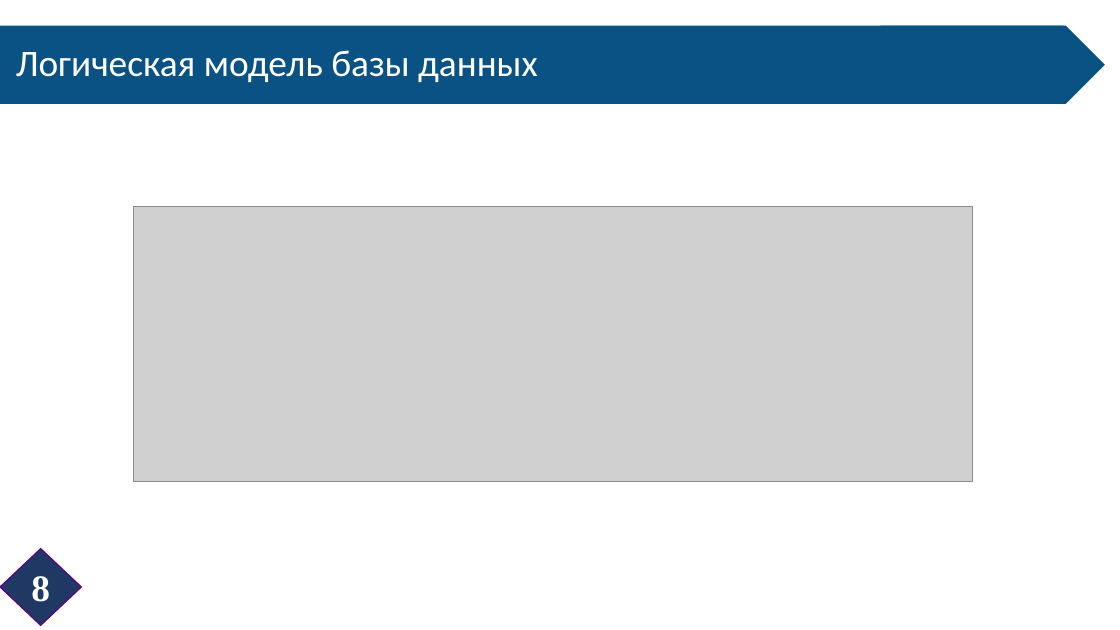
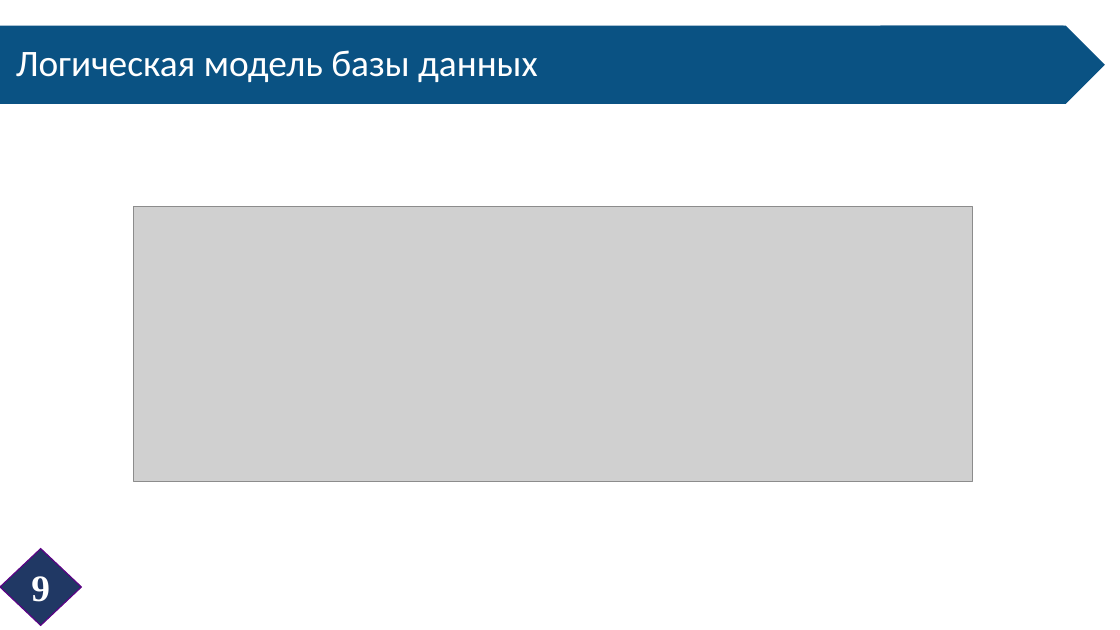
Before and after one commit to D0rG/DeepLOM, a slide deck: slide 9 of Дипломные документы/Для защиты/090304_18И0997_Корчиков МД.pptx. Drawn at 1120x630 pixels with LibreOffice and Linux fonts; fonts in the diff are those of the drawing; grey boxes stand for pictures. Boxes give left, top, right and bottom in pixels: in the first picture for what was removed or moved away, otherwise in the second. Text is boxed around its words. In the diff, an @@ line names an element or a change of style, - is before the commit and + after.

```diff
--- a/Дипломные документы/Для защиты/090304_18И0997_Корчиков МД.pptx
+++ b/Дипломные документы/Для защиты/090304_18И0997_Корчиков МД.pptx
@@ text in diamond at <box>31,576,50,602</box>: text changed @@
-8
+9
```
Also in this commit, not shown: 4 other slides changed, 1 other file.
